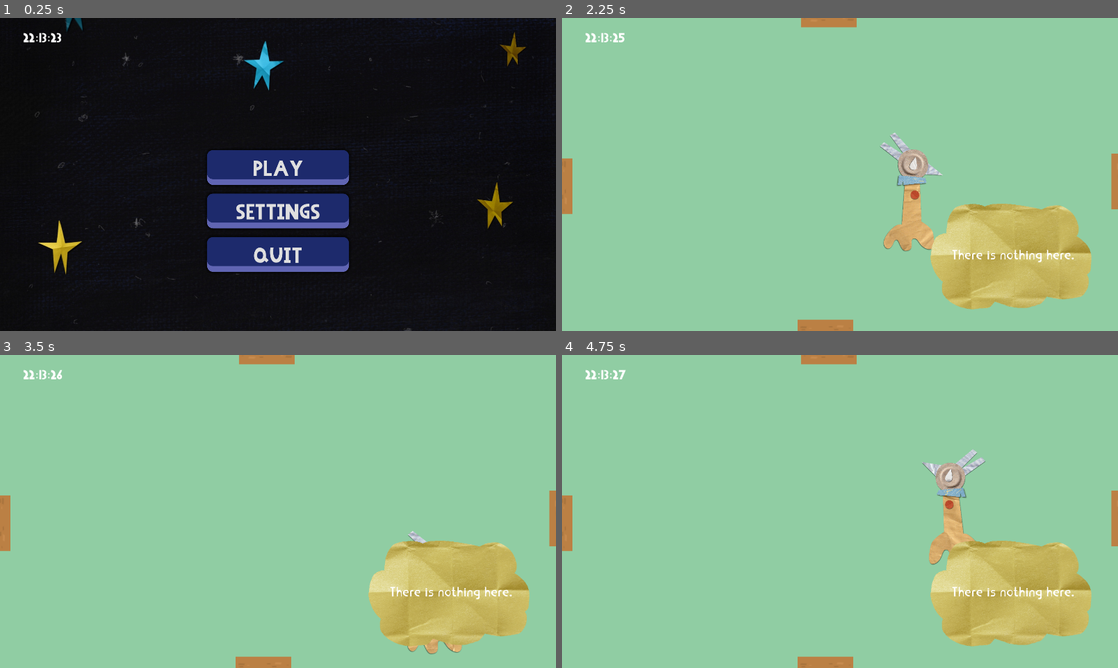
Above: before the commit, frames 1-4 (two rows, left to right).
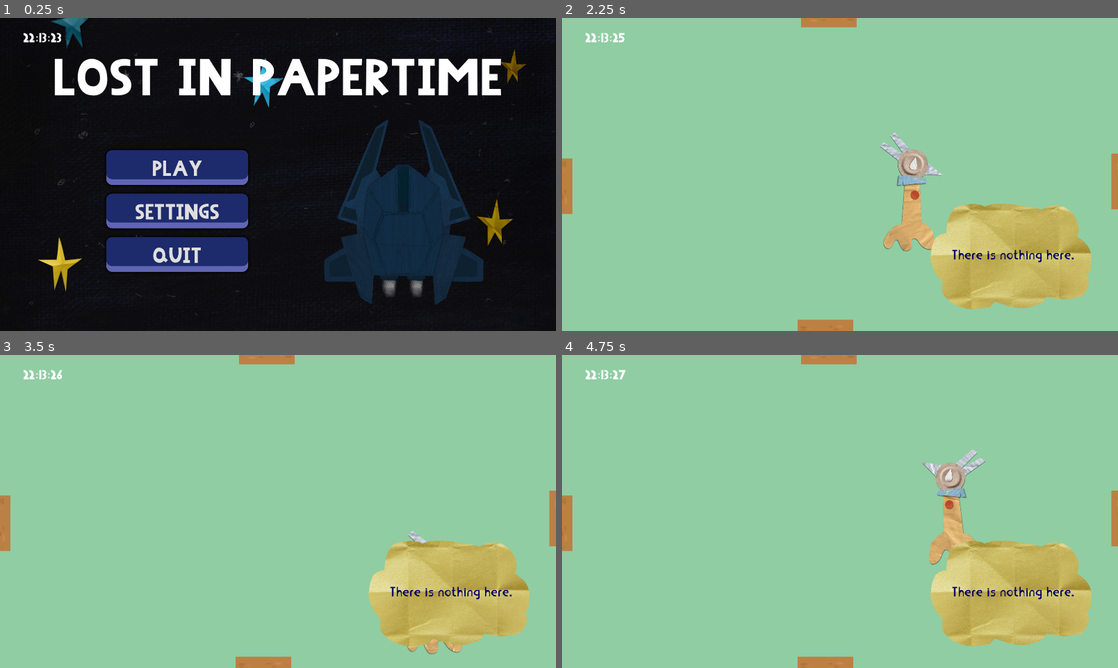
Above: after the commit, the same moments.

Repository: ZaninAndrea/shovel-jam-25
Game: Godot game, scene res://scenes/menu/main_menu.tscn
The game is run twice, just before and just after one commit, with the same random seed, the same clock (stepped at 60 frames per second) and the same inputs.
Inputs:
- Up to frame 1 (0.25 s): no input
- Up to frame 2 (2.25 s): click "PLAY" at 0.5 s; tap Enter at 1.25 s; hold Right (ui_right) 1.28-2.03 s; hold E (push) 1.28-2.03 s; hold Down (ui_down) from 2.03 s (still down); tap 1 (select_slot_1) at 2.1 s
- Up to frame 3 (3.5 s): release Down (ui_down) at 2.78 s; hold Right (ui_right) from 2.78 s (still down); hold E (push) from 2.78 s (still down)
- Up to frame 4 (4.75 s): release Right (ui_right) at 3.53 s; release E (push) at 3.53 s; hold Up (ui_up) 3.53-4.28 s; tap 1 (select_slot_1) at 3.6 s; hold Left (ui_left) from 4.28 s (still down); hold E (push) from 4.28 s (still down)

The runs differ from the first frame. In frame 1, 28% of the frame differs, in the area x 4-100%, y 0-100%; in frame 2, 0.3%; in frame 3, 0.3%; in frame 4, 0.3%.

Commit message:
Migliorato il menu principale

Diff:
--- a/scenes/menu/main_menu.gd
+++ b/scenes/menu/main_menu.gd
@@ -1,10 +1,26 @@
 extends Control
 
 const SHIP_WITH_TIME_TRAVEL = preload("res://scenes/rooms/ship_with_time_travel/ShipWithTimeTravel.tscn")
+
 @onready var audio_stream_player: AudioStreamPlayer = $AudioStreamPlayer
+@onready var spaceship: Sprite2D = $Spaceship
+
+@export var swing_amplitude := Vector2(40, 20)  # How wide/tall the motion is
+@export var speed := 1.0  # Speed of motion
+
+var time := 0.0
+var base_position := Vector2.ZERO
 
 func _ready() -> void:
+	base_position = spaceship.position  # Save the original position
 	audio_stream_player.play()
+
+func _process(delta):
+	time += delta * speed
+	var x = sin(time) * swing_amplitude.x
+	var y = sin(time * 2) * swing_amplitude.y  # Double frequency = figure eight
+	spaceship.position = base_position + Vector2(x, y)
+
 
 func _on_play_pressed() -> void:
 	get_tree().change_scene_to_packed(SHIP_WITH_TIME_TRAVEL)
--- a/scenes/menu/main_menu.tscn
+++ b/scenes/menu/main_menu.tscn
@@ -6,6 +6,7 @@
 [ext_resource type="StyleBox" uid="uid://624fob5qo6ja" path="res://resources/Theme & Style/hover_button.tres" id="1_kiqgm"]
 [ext_resource type="Texture2D" uid="uid://b1oc6mmvt5jfg" path="res://assets/sprites/CON STELLE GRANDI_in loop.jpg" id="2_247la"]
 [ext_resource type="Script" uid="uid://c1rbrpkv46vxn" path="res://scenes/menu/main_menu.gd" id="4_xn6kt"]
+[ext_resource type="Texture2D" uid="uid://bs72jgr7r2ao1" path="res://assets/sprites/nave da applicare sopra a cielo per schermata iniziale.png" id="5_vovv2"]
 [ext_resource type="PackedScene" uid="uid://c7mespaw1x775" path="res://scenes/ui/clock/clock.tscn" id="7_isoef"]
 [ext_resource type="AudioStream" uid="uid://cckb80gi00ubh" path="res://assets/audio/calm-space-music-312291.mp3" id="8_qgo02"]
 
@@ -52,6 +53,8 @@
 anchors_preset = 15
 anchor_right = 1.0
 anchor_bottom = 1.0
+offset_left = -348.0
+offset_right = -348.0
 grow_horizontal = 2
 grow_vertical = 2
 theme_override_constants/separation = 30
@@ -71,6 +74,26 @@
 custom_minimum_size = Vector2(0, 120)
 layout_mode = 2
 text = "QUIT"
+
+[node name="Title" type="Label" parent="."]
+top_level = true
+layout_mode = 1
+anchors_preset = 5
+anchor_left = 0.5
+anchor_right = 0.5
+offset_left = -778.0
+offset_top = 95.0
+offset_right = 776.0
+offset_bottom = 251.0
+grow_horizontal = 2
+theme_override_font_sizes/font_size = 156
+text = "Lost in Papertime"
+
+[node name="Spaceship" type="Sprite2D" parent="."]
+top_level = true
+position = Vector2(1381, 660)
+scale = Vector2(0.3, 0.3)
+texture = ExtResource("5_vovv2")
 
 [node name="Backgound" type="TextureRect" parent="."]
 texture_repeat = 2
--- a/scenes/menu/scroll.gdshader
+++ b/scenes/menu/scroll.gdshader
@@ -1,5 +1,5 @@
 shader_type canvas_item;
 
 void vertex() {
-	UV.y += TIME * 0.03;
+	UV.y += -TIME * 0.03;
 }
--- a/scenes/ui/text_feedback/interactionUI.tscn
+++ b/scenes/ui/text_feedback/interactionUI.tscn
@@ -32,6 +32,7 @@
 scale = Vector2(0.8, 0.8)
 size_flags_horizontal = 6
 size_flags_vertical = 6
+theme_override_colors/default_color = Color(0, 0, 0.380392, 1)
 theme_override_fonts/normal_font = ExtResource("3_imdpv")
 theme_override_font_sizes/normal_font_size = 200
 horizontal_alignment = 1
Binary file added: assets/sprites/nave da applicare sopra a cielo per schermata iniziale.png
Not shown, added: assets/sprites/nave da applicare sopra a cielo per schermata iniziale.png.import
Not shown: 1 places in scenes/menu/main_menu.tscn that only renumber resources
